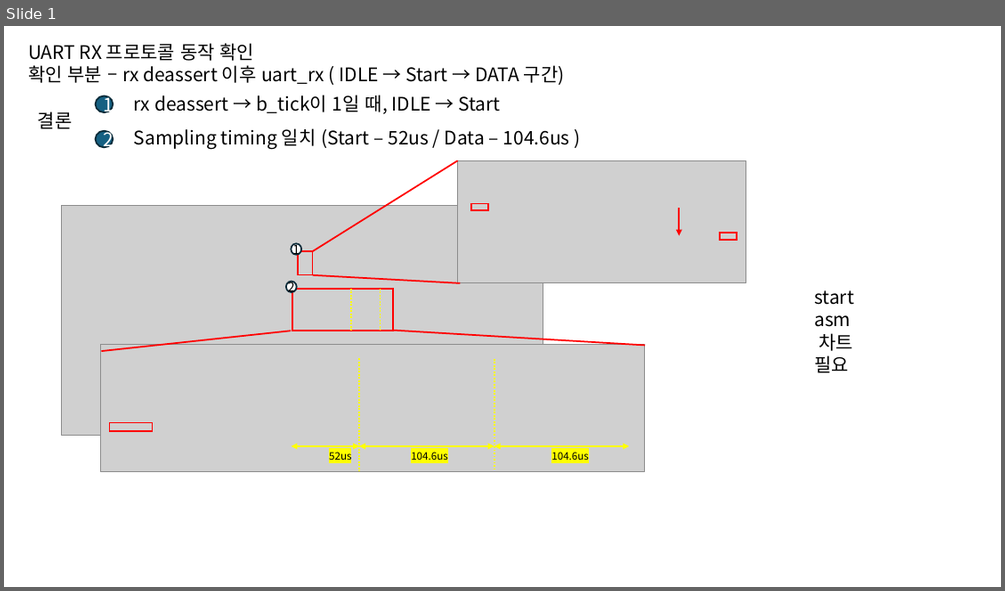
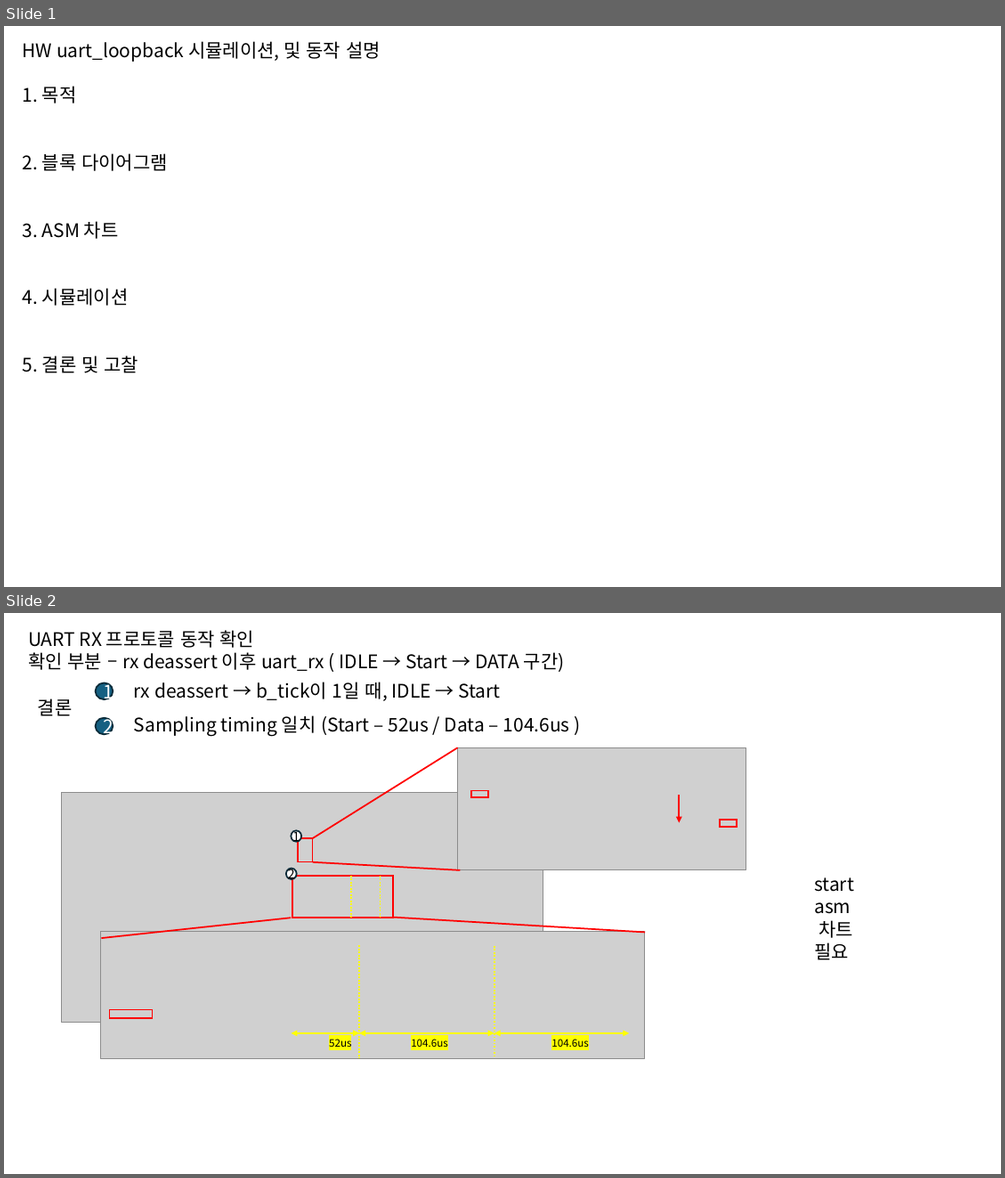
Before and after one commit to kimsacademy1234-max/System_Verilog, a slide deck: homework/UART_Loopback/project_note.pptx. Shown one above the other, each under a label of ours: slide 1 before the commit, slides 1 and 2 after it. The pictures are 1005x591 and 1005x1178 pixels, drawn with LibreOffice and Linux fonts; fonts in the diff are those of the drawing; grey boxes stand for pictures. Boxes give left, top, right and bottom in pixels: in the first picture for what was removed or moved away, otherwise in the second. Text is boxed around its words. In the diff, an @@ line names an element or a change of style, - is before the commit and + after.

```diff
--- a/homework/UART_Loopback/project_note.pptx
+++ b/homework/UART_Loopback/project_note.pptx
@@ slide 1 added at bbox=[4, 26, 1001, 587], background #FFFFFF @@
@@ text added at bbox=[23, 41, 380, 373], 18 pt, text #000000 @@
+HW uart_loopback 시뮬레이션, 및 동작 설명
+1. 목적
+2. 블록 다이어그램
+3. ASM 차트
+4. 시뮬레이션
+5. 결론 및 고찰
@@ what was slide 1 is now slide 2 @@
```
Also in this commit, not shown: 1 slide changed, 1 other slide added, 1 slide removed, 11 other files.
